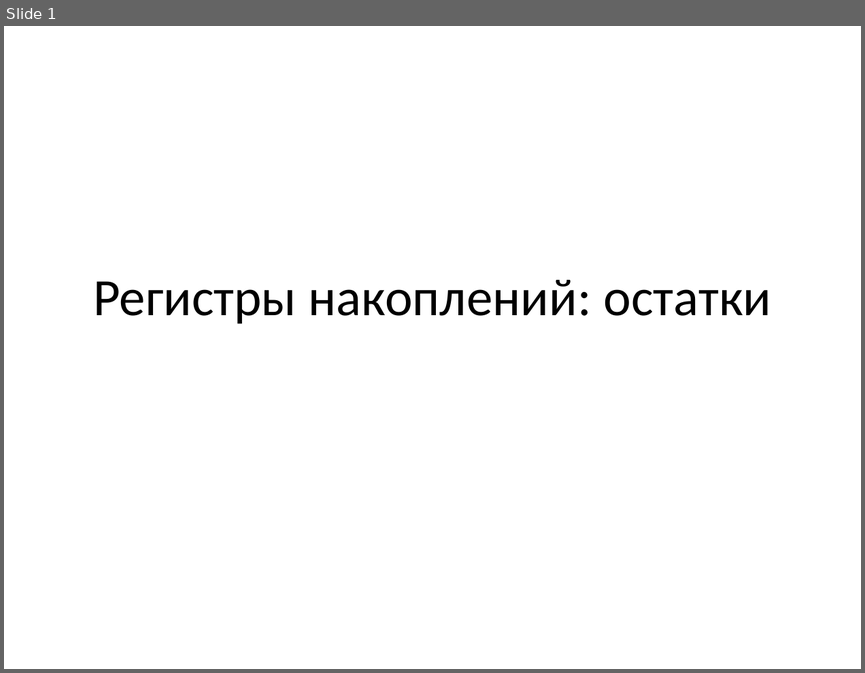
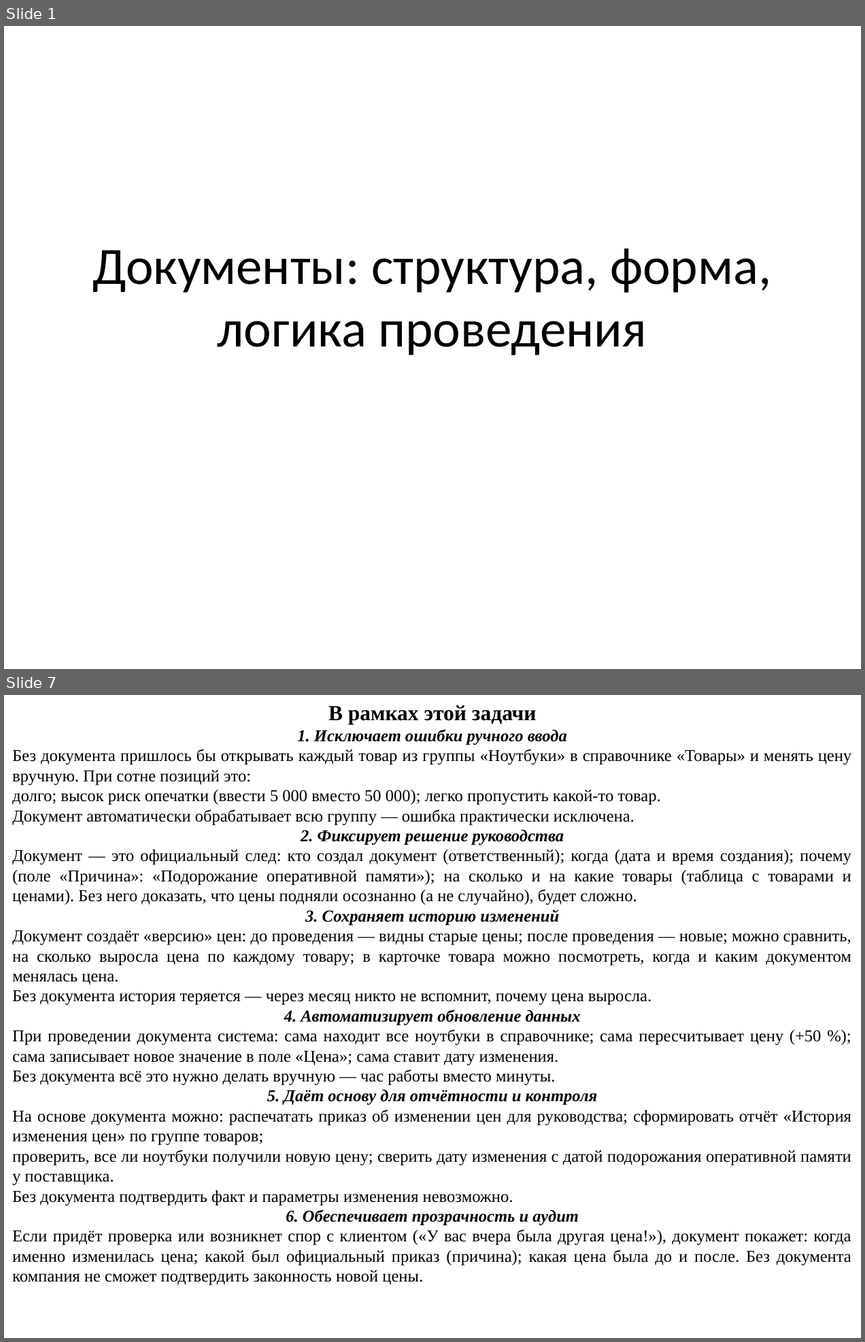
Before and after one commit to mbdatateach/site, a slide deck: 4ис/практика 4.pptx. Shown one above the other, each under a label of ours: slide 1 before the commit, slides 1 and 7 after it; the slides between them are not shown. The pictures are 865x673 and 865x1342 pixels, drawn with LibreOffice and Linux fonts; fonts in the diff are those of the drawing. Boxes give left, top, right and bottom in pixels: in the first picture for what was removed or moved away, otherwise in the second. Text is boxed around its words. In the diff, an @@ line names an element or a change of style, - is before the commit and + after.

```diff
--- a/4ис/практика 4.pptx
+++ b/4ис/практика 4.pptx
@@ slide 7 added at (4,695,861,1338), background #FFFFFF @@
@@ text added at (12,705,851,1285), 14 pt, text #000000 @@
+В рамках этой задачи
+1. Исключает ошибки ручного ввода
+Без документа пришлось бы открывать каждый товар из группы «Ноутбуки» в справочнике «Товары» и менять цену вручную. При сотне позиций это:
+долго; высок риск опечатки (ввести 5 000 вместо 50 000); легко пропустить какой‑то товар.
+Документ автоматически обрабатывает всю группу — ошибка практически исключена.
+2. Фиксирует решение руководства
+Документ — это официальный след: кто создал документ (ответственный); когда (дата и время создания); почему (поле «Причина»: «Подорожание оперативной памяти»); на сколько и на какие товары (таблица с товарами и ценами). Без него доказать, что цены подняли осознанно (а не случайно), будет сложно.
+3. Сохраняет историю изменений
+Документ создаёт «версию» цен: до проведения — видны старые цены; после проведения — новые; можно сравнить, на сколько выросла цена по каждому товару; в карточке товара можно посмотреть, когда и каким документом менялась цена.
+Без документа история теряется — через месяц никто не вспомнит, почему цена выросла.
+4. Автоматизирует обновление данных
+При проведении документа система: сама находит все ноутбуки в справочнике; сама пересчитывает цену (+50 %); сама записывает новое значение в поле «Цена»; сама ставит дату изменения.
+Без документа всё это нужно делать вручную — час работы вместо минуты.
+5. Даёт основу для отчётности и контроля
+На основе документа можно: распечатать приказ об изменении цен для руководства; сформировать отчёт «История изменения цен» по группе товаров;
+проверить, все ли ноутбуки получили новую цену; сверить дату изменения с датой подорожания оперативной памяти у поставщика.
+Без документа подтвердить факт и параметры изменения невозможно.
+6. Обеспечивает прозрачность и аудит
+Если придёт проверка или возникнет спор с клиентом («У вас вчера была другая цена!»), документ покажет: когда именно изменилась цена; какой был официальный приказ (причина); какая цена была до и после. Без документа компания не сможет подтвердить законность новой цены.
@@ slide 1 changed as well @@
@@ title at (92,248,771,355): text changed @@
-Регистры накоплений: остатки
+Документы: структура, форма, логика проведения
```
Also in this commit, not shown: 5 other slides added, 6 slides removed, 30 other files.
